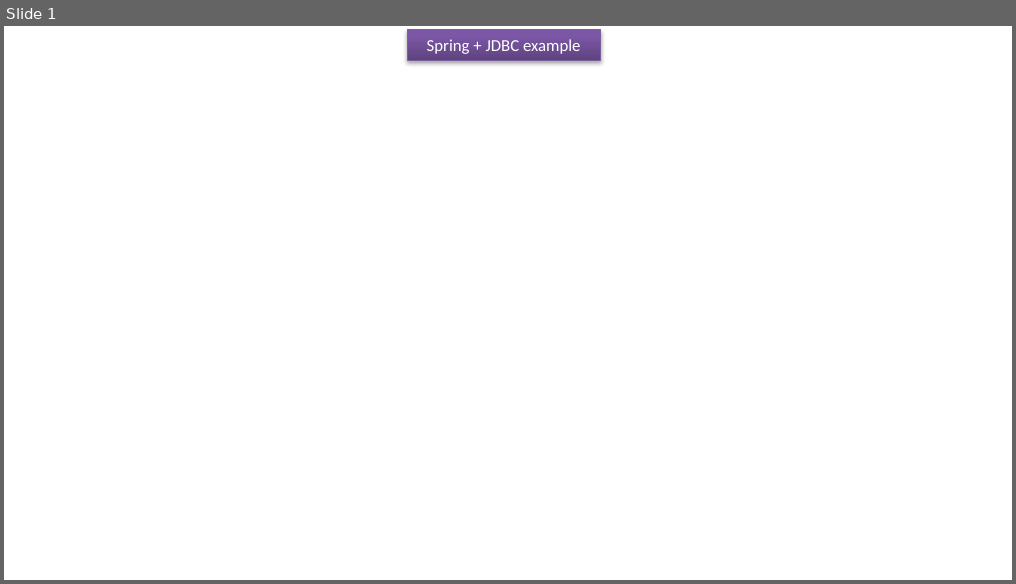
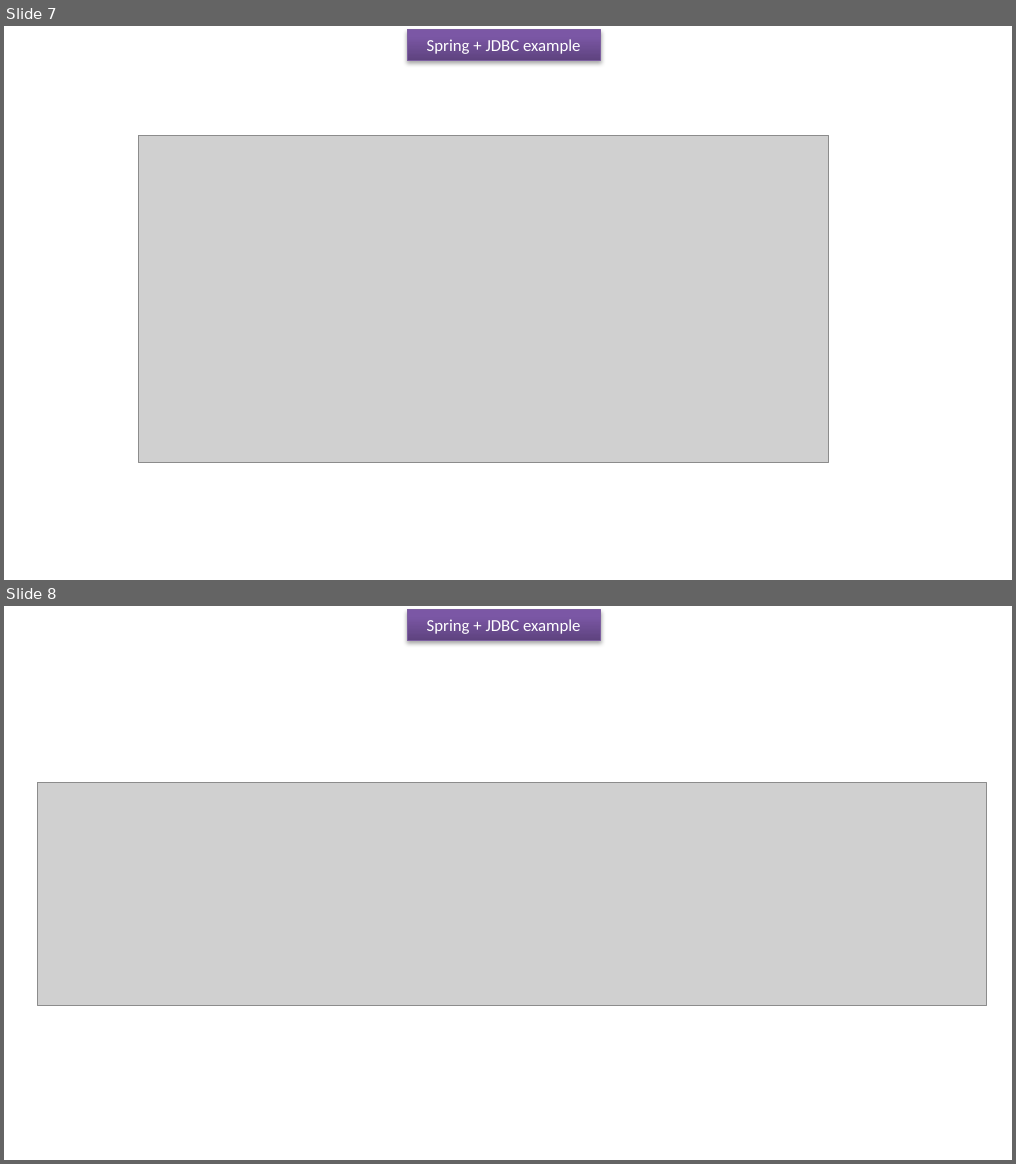
Before and after one commit to ramram43210/javaee, a slide deck: Later/Spring/11_Spring_JDBC_Support/2/Spring + JDBC example.pptx. Shown one above the other, each under a label of ours: slide 1 before the commit, slides 7 and 8 after it. The pictures are 1016x584 and 1016x1164 pixels, drawn with LibreOffice and Linux fonts; fonts in the diff are those of the drawing; grey boxes stand for pictures. Boxes give left, top, right and bottom in pixels: in the first picture for what was removed or moved away, otherwise in the second. Text is boxed around its words. In the diff, an @@ line names an element or a change of style, - is before the commit and + after.

```diff
--- a/Later/Spring/11_Spring_JDBC_Support/2/Spring + JDBC example.pptx
+++ b/Later/Spring/11_Spring_JDBC_Support/2/Spring + JDBC example.pptx
@@ slide 8 added at box(4, 606, 1012, 1160), background #FFFFFF @@
@@ rectangle added at box(407, 610, 601, 640), fill gradient #5F4480 to #7B58A6 to #7C57A8, outline #7D60A0 0.75 pt, 12 pt, text #FFFFFF @@
+Spring + JDBC example
@@ picture added at box(38, 782, 987, 1006) @@
@@ what was slide 1 is now slide 7 @@
@@ slide 7 changed as well @@
@@ picture added at box(138, 135, 829, 462) @@
```
Also in this commit, not shown: 6 other slides added, 16 other files.
